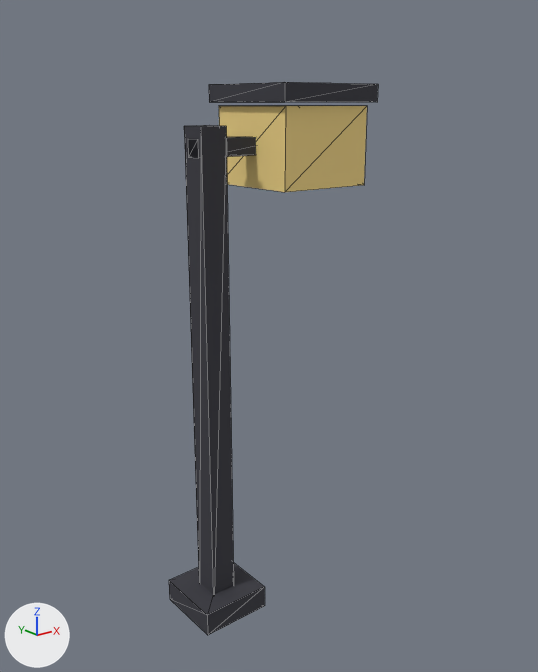
One commit to the glTF model railcanyon/public/assets/models/lamp.glb: the scene before it, then after it.
Rendered twice from a camera (50 mm lens) standing at (-2.86, -4.25, 3.85) and looking at (0.51, -0.04, 2.16). The lights are fixed; the arrows at lower left show +X, +Y and +Z. The first picture is the older version. Mesh edges are drawn as thin lines. Where no turn or scale is listed for an object, it has been applied to the vertices. Vertices at exactly the same position are counted once.
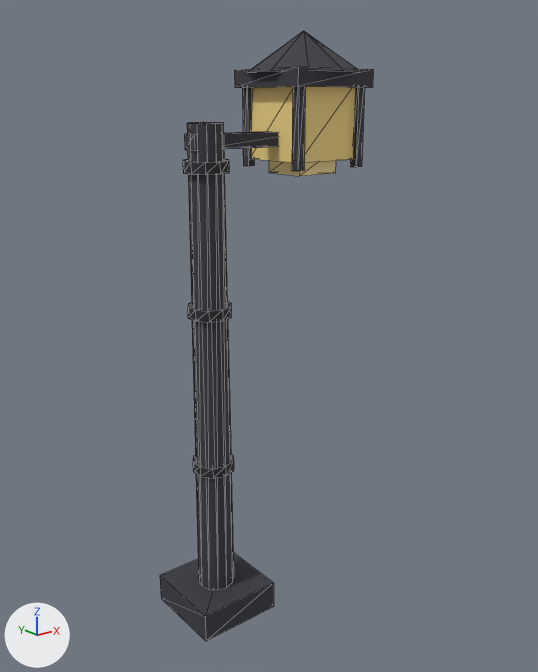
Pixel boxes [x1, y1, x2, y2] of what changed, in the pictures (538 x 672 px):
'Mesh_1', reshaped, moved: before [184, 125, 234, 594]; after [187, 122, 234, 590]
'Mesh_3', recoloured, surface changed, reshaped, moved: before [219, 106, 367, 192]; after [188, 302, 231, 322]
'Mesh_7', added (yellow): after [251, 86, 355, 163]
'Mesh_0', rescaled (19% wider, 22% taller): before [169, 563, 265, 635]; after [160, 553, 274, 641]
'Mesh_4', recoloured, surface changed, reshaped, moved (72% narrower, 19% shorter): before [209, 82, 378, 102]; after [183, 159, 229, 175]
'Mesh_6', added: after [234, 67, 373, 88]
'Mesh_13', added: after [248, 31, 359, 72]
'Mesh_2', reshaped, moved: before [188, 137, 256, 158]; after [193, 454, 234, 478]
'Mesh_11', added: after [292, 86, 305, 171]
'Mesh_5', recoloured, surface changed: [184, 132, 278, 151] in both
'Mesh_12', added: after [350, 87, 365, 167]
'Mesh_8', added (beige): after [269, 160, 336, 176]
'Mesh_9', added: after [242, 87, 254, 166]
part 3 of me_mesh_2, added: after [193, 454, 234, 478]
part 4 of me_mesh_2, deleted: before [188, 137, 256, 158]
part 6 of me_mesh_4, added: after [183, 159, 229, 175]
part 7 of me_mesh_4, deleted: before [209, 82, 378, 102]

What changed in the scene script:
```text
Change mat_material_3:
    mat_material_3.base_color: (0.913, 0.694, 0.254) -> (0.0232, 0.0232, 0.0296)  # yellow #f5d98a -> dark grey #2a2a30
    mat_material_3.metallic: 0.05 -> 0.04
    mat_material_3.roughness: 0.85 -> 0.82
Change mat_material_4:
    mat_material_4.base_color: (0.0423, 0.0423, 0.0545) -> (0.0232, 0.0232, 0.0296)  # dark grey #3a3a42 -> dark grey #2a2a30
    mat_material_4.metallic: 0.05 -> 0.04
    mat_material_4.roughness: 0.85 -> 0.82
Change mat_material_5:
    mat_material_5.base_color: (1.0, 0.815, 0.392) -> (0.0423, 0.0423, 0.0545)  # beige #ffe9a8 -> dark grey #3a3a42
    mat_material_5.metallic: 0.05 -> 0.04
    mat_material_5.roughness: 0.85 -> 0.82
Change me_mesh_0:
    remove me_mesh_0.from_pydata(...)  # 8 vertices, 12 faces; spans x -0.275..0.275, y -0.275..0.275, z -0.09..0.09
    add me_mesh_0.from_pydata(...)  # 8 vertices, 12 faces; spans x -0.325..0.325, y -0.325..0.325, z -0.11..0.11
    me_mesh_0 part 1: the whole mesh is scaled about its middle by (1.18, 1.18, 1.22)
Change me_mesh_1:
    remove me_mesh_1.from_pydata(...)  # 8 vertices, 12 faces; spans x -0.1..0.1, y -0.1..0.1, z -1.85..1.85
    add me_mesh_1.from_pydata(...)  # 28 vertices, 48 faces; spans x -0.14..0.14, y -0.14..0.14, z -1.75..1.75
    me_mesh_1 part 2: the whole mesh is rebuilt
Change me_mesh_2:
    remove me_mesh_2.from_pydata(...)  # 8 vertices, 12 faces; spans x -0.45..0.45, y -0.06..0.06, z -0.06..0.06
    add me_mesh_2.from_pydata(...)  # 24 vertices, 40 faces; spans x -0.152..0.152, y -0.16..0.16, z -0.04..0.04
    me_mesh_2 part 3: 24 vertices added at x -0.152..0.152, y -0.16..0.16, z -0.04..0.04
    me_mesh_2 part 4: 8 vertices removed from x -0.45..0.45, y -0.06..0.06, z -0.06..0.06
Change me_mesh_3:
    remove me_mesh_3.from_pydata(...)  # 8 vertices, 12 faces; spans x -0.375..0.375, y -0.375..0.375, z -0.275..0.275
    add me_mesh_3.from_pydata(...)  # 24 vertices, 40 faces; spans x -0.152..0.152, y -0.16..0.16, z -0.04..0.04
    me_mesh_3 part 5: the whole mesh is rebuilt
Change me_mesh_4:
    remove me_mesh_4.from_pydata(...)  # 8 vertices, 12 faces; spans x -0.425..0.425, y -0.425..0.425, z -0.06..0.06
    add me_mesh_4.from_pydata(...)  # 24 vertices, 40 faces; spans x -0.152..0.152, y -0.16..0.16, z -0.04..0.04
    me_mesh_4 part 6: 24 vertices added at x -0.152..0.152, y -0.16..0.16, z -0.04..0.04
    me_mesh_4 part 7: 8 vertices removed from x -0.425..0.425, y -0.425..0.425, z -0.06..0.06
Change ob_mesh_0:
    ob_mesh_0.location: (0.0, 0.0, 0.09) -> (0.0, 0.0, 0.11)
Change ob_mesh_1:
    ob_mesh_1.location: (0.0, 0.0, 1.85) -> (0.0, 0.0, 1.97)
Change ob_mesh_2:
    ob_mesh_2.location: (0.35, 0.0, 3.56) -> (0.0, 0.0, 1.24)
Change ob_mesh_3:
    ob_mesh_3.location: (0.75, 0.0, 3.55) -> (0.0, 0.0, 2.44)
Change ob_mesh_4:
    ob_mesh_4.location: (0.75, 0.0, 3.91) -> (0.0, 0.0, 3.44)
Add ob_mesh_13:
    ob_mesh_13 = bpy.data.objects.new('Mesh_13', me_mesh_13)  # 13 vertices, 20 faces; spans x -0.399..0.399, y -0.42..0.42, z -0.14..0.14; in mat_material_13 (dark grey #3a3a42)
    ob_mesh_13.location = (0.85, 0.0, 4.19)
Add ob_mesh_12:
    ob_mesh_12 = bpy.data.objects.new('Mesh_12', me_mesh_12)  # a box spanning x -0.03..0.03, y -0.03..0.03, z -0.325..0.325; in mat_material_12 (dark grey #3a3a42)
    ob_mesh_12.location = (1.13, -0.28, 3.725)
Add ob_mesh_11:
    ob_mesh_11 = bpy.data.objects.new('Mesh_11', me_mesh_11)  # a box spanning x -0.03..0.03, y -0.03..0.03, z -0.325..0.325; in mat_material_11 (dark grey #3a3a42)
    ob_mesh_11.location = (0.57, -0.28, 3.725)
Add ob_mesh_9:
    ob_mesh_9 = bpy.data.objects.new('Mesh_9', me_mesh_9)  # a box spanning x -0.03..0.03, y -0.03..0.03, z -0.325..0.325; in mat_material_9 (dark grey #3a3a42)
    ob_mesh_9.location = (0.57, 0.28, 3.725)
Add ob_mesh_8:
    ob_mesh_8 = bpy.data.objects.new('Mesh_8', me_mesh_8)  # a box spanning x -0.175..0.175, y -0.175..0.175, z -0.09..0.09; in mat_material_8 (beige #ffe9a8)
    ob_mesh_8.location = (0.85, 0.0, 3.44)
Add ob_mesh_7:
    ob_mesh_7 = bpy.data.objects.new('Mesh_7', me_mesh_7)  # a box spanning x -0.275..0.275, y -0.275..0.275, z -0.275..0.275; in mat_material_7 (yellow #f5d98a)
    ob_mesh_7.location = (0.85, 0.0, 3.725)
Add ob_mesh_6:
    ob_mesh_6 = bpy.data.objects.new('Mesh_6', me_mesh_6)  # a box spanning x -0.35..0.35, y -0.35..0.35, z -0.06..0.06; in mat_material_6 (dark grey #3a3a42)
    ob_mesh_6.location = (0.85, 0.0, 4.01)
```
